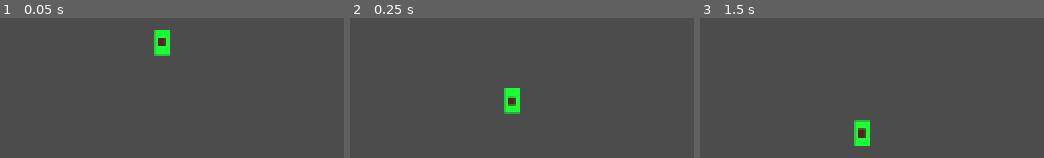
Above: before the commit, frames 1-3 (left to right).
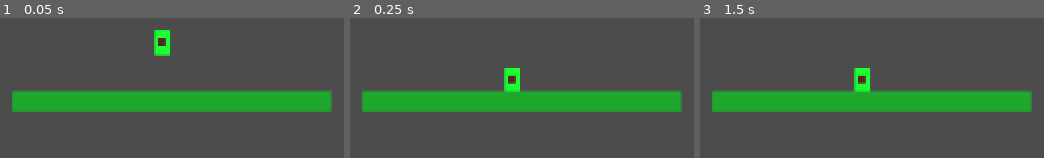
Above: after the commit, the same moments.

Repository: martintan/godot_games
Game: Godot game, scene res://Game.tscn
The game is run twice, just before and just after one commit, with the same random seed, the same clock (stepped at 60 frames per second) and the same inputs.
Inputs:
- Up to frame 1 (0.05 s): no input
- Up to frame 2 (0.25 s): no input
- Up to frame 3 (1.5 s): tap Enter at 0.5 s; tap 1 (tool_1) at 0.6 s; tap Space at 1.25 s; tap 2 (tool_2) at 1.35 s

The runs differ from the first frame. In frame 1, 15% of the frame differs, in the area x 3-97%, y 51-68%; in frame 2, 15%; in frame 3, 16%, in the area x 3-97%, y 35-92%.
Error before the commit: Attempt to call function 'connect' in base 'null instance' on a null instance. (res://TileMap/TileManager.gd:44)
Error after the commit: Parse Error: The identifier "start_pos" isn't declared in the current scope. (res://TileMap/LevelTM.gd:11)

Commit message:
Add files via upload

Diff:
--- a/Procedural Miner/Blocks/BlockVein.tscn
+++ b/Procedural Miner/Blocks/BlockVein.tscn
@@ -7,7 +7,7 @@
 custom_solver_bias = 0.0
 radius = 100.0
 
-[node name="BlockVein" type="Area2D"]
+[node name="BlockVein" type="Area2D" index="0"]
 
 input_pickable = true
 gravity_vec = Vector2( 0, 1 )
--- a/Procedural Miner/Game.tscn
+++ b/Procedural Miner/Game.tscn
@@ -1,13 +1,16 @@
-[gd_scene load_steps=5 format=2]
+[gd_scene load_steps=6 format=2]
 
 [ext_resource path="res://TileMap/TileSet.tres" type="TileSet" id=1]
-[ext_resource path="res://TileMap/TileManager.gd" type="Script" id=2]
+[ext_resource path="res://TileMap/BackgroundTM.gd" type="Script" id=2]
 [ext_resource path="res://TileMap/TileSpawn.png" type="Texture" id=3]
-[ext_resource path="res://Player/Player.tscn" type="PackedScene" id=4]
+[ext_resource path="res://TileMap/LevelTM.gd" type="Script" id=4]
+[ext_resource path="res://Player/Player.tscn" type="PackedScene" id=5]
 
 [node name="Game" type="Node" index="0"]
 
-[node name="TileMap" type="TileMap" parent="." index="0"]
+[node name="TileMaps" type="Node" parent="." index="0"]
+
+[node name="BackgroundTM" type="TileMap" parent="TileMaps" index="0"]
 
 mode = 0
 tile_set = ExtResource( 1 )
@@ -25,23 +28,44 @@
 collision_mask = 1
 occluder_light_mask = 1
 format = 1
-tile_data = PoolIntArray(  )
+tile_data = PoolIntArray( 262144, 2, 0, 262145, 2, 0, 262146, 2, 0, 262147, 2, 0, 262148, 2, 0, 262149, 2, 0, 262150, 2, 0, 262151, 2, 0, 262152, 2, 0, 262153, 2, 0, 262154, 2, 0, 262155, 2, 0, 262156, 2, 0, 262157, 2, 0, 262158, 2, 0, 262159, 2, 0 )
 script = ExtResource( 2 )
 _sections_unfolded = [ "Collision" ]
 procedural_spawn_size = Vector2( 10, 8 )
 max_row_width = 10
 
-[node name="TileSpawn" type="Sprite" parent="TileMap" index="0"]
+[node name="TileSpawn" type="Sprite" parent="TileMaps/BackgroundTM" index="0"]
 
 visible = false
-position = Vector2( 485, 285 )
+position = Vector2( 480, 288 )
 scale = Vector2( 0.5, 0.5 )
 texture = ExtResource( 3 )
 _sections_unfolded = [ "Offset", "Transform" ]
 
+[node name="LevelTM" type="TileMap" parent="TileMaps" index="1"]
+
+mode = 0
+tile_set = null
+cell_size = Vector2( 64, 64 )
+cell_quadrant_size = 16
+cell_custom_transform = Transform2D( 1, 0, 0, 1, 0, 0 )
+cell_half_offset = 2
+cell_tile_origin = 0
+cell_y_sort = false
+cell_clip_uv = false
+collision_use_kinematic = false
+collision_friction = 1.0
+collision_bounce = 0.0
+collision_layer = 1
+collision_mask = 1
+occluder_light_mask = 1
+format = 1
+tile_data = PoolIntArray(  )
+script = ExtResource( 4 )
+
 [node name="Blocks" type="Node" parent="." index="1"]
 
-[node name="Player" parent="." index="2" instance=ExtResource( 4 )]
+[node name="Player" parent="." index="2" instance=ExtResource( 5 )]
 
 position = Vector2( 480, 90 )
 scale = Vector2( 0.8, 0.8 )
@@ -73,3 +97,7 @@
 editor_draw_screen = true
 editor_draw_limits = false
 editor_draw_drag_margin = false
+
+[node name="Levels" type="Node" parent="." index="3"]
+
+[node name="Dirt" type="Node" parent="Levels" index="0"]
--- /dev/null
+++ b/Procedural Miner/TileMap/BackgroundTM.gd
@@ -0,0 +1,105 @@
+extends TileMap
+
+"""
+todo:
+	setup level classes
+	block vein generate amount is provided by the level class size
+	don't generate new block every break (because the next level can have new block types)
+		instead generate new (generate_amount=15) blocks when next level is being populated
+"""
+
+export var procedural_spawn_size = Vector2(10, 10)
+# maximum width of tiles when generating a new row of tiles (whenever player breaks a block)
+export var max_row_width = 10
+
+onready var tile_spawn_pos = $TileSpawn.position
+onready var scn_block_vein = preload("res://Blocks/BlockVein.tscn")
+onready var node_blocks = get_node("../Blocks")
+onready var main_camera = $Player/MainCamera
+
+# Underground levels and amount of tiles before it moves to next level
+# todo: replace this with classes of Level (has info like height, name)
+var levels = [ "DIRT", "STONE" ]
+var level_heights = {
+	"DIRT": 15,
+	"STONE": 15,
+}
+
+var start_pos
+# reference to current block vein
+var current_vein
+
+# track player depth
+var first_grounded = false
+var player_prev_depth = 0
+var player_depth = 0
+# depth level tracking
+var level_index = 0
+var current_level = levels[0] setget , get_current_level
+
+enum Tiles { DIRT }
+
+func _ready():
+	GLOBAL.player.connect("on_ground", self, "on_player_grounded")
+
+	start_pos = world_to_map(tile_spawn_pos)
+	populate_level_tiles(start_pos, Tiles.DIRT)
+#		generate_block(block_factory.get_random_block(), map_to_world(Vector2(start_pos.x, i)) )
+
+	var block_vein = scn_block_vein.instance()
+	block_vein.position = map_to_world(start_pos)
+	block_vein.cell_size = cell_size
+	block_vein.connect("block_destroyed", self, "on_vein_block_destroyed")
+	node_blocks.add_child(block_vein)
+
+	current_vein = block_vein
+
+func populate_level_tiles(start, TILE):
+
+	# populate first level with appropriate tiles
+	for y in range(start.y, start.y + level_heights[current_level]):
+		# populate (row_width=10) left and (row_width=10) right + (1) middle
+		for x in range(start.x - max_row_width, start.x + max_row_width):
+			# todo: replace cell index with index provided by current level class
+			set_cell(x, y, TILE)
+
+	# clear cells from (start_pos) down to (spawn size)
+	for y in range(start.y, start.y + level_heights[current_level]):
+		set_cell(start.x, y, -1)
+
+# signal is called after a new block is instanced (new empty row)
+func on_vein_block_destroyed():
+	return
+	# generate new row of tiles on row of last block position
+	var cell = Vector2(cell_size.x, 0)
+	var pos_left = current_vein.last_block.position - cell
+	var pos_right = current_vein.last_block.position + cell
+	for i in max_row_width:
+		if get_cellv(world_to_map(Vector2(pos_left.x, pos_left.y - cell_size.y))) != -1:
+			set_cellv(world_to_map(pos_left), Tiles.DIRT)
+			pos_left -= cell
+		if get_cellv(world_to_map(Vector2(pos_right.x, pos_right.y - cell_size.y))) != -1:
+			set_cellv(world_to_map(pos_right), Tiles.DIRT)
+			pos_right += cell
+#	player_prev_depth = world_to_map(GLOBAL.player.position).y
+
+# update depth tracker when player falls to the ground
+func on_player_grounded():
+	player_depth += world_to_map(GLOBAL.player.depth).y - player_prev_depth
+	player_prev_depth = world_to_map(GLOBAL.player.depth).y
+
+	if not first_grounded:
+		first_grounded = true
+		player_depth = 0
+
+	if level_index+1 < levels.size() and player_depth >= level_heights[current_level]:
+		print("idx: ", level_index, "levels array: ", levels.size())
+		level_index += 1
+		populate_level_tiles(start_pos + Vector2(0, player_depth), level_index)
+#	print(player_depth)
+
+func _process(delta):
+	pass
+
+func get_current_level():
+	return levels[level_index]
--- /dev/null
+++ b/Procedural Miner/TileMap/LevelTM.gd
@@ -0,0 +1,27 @@
+extends Node
+
+# child index of current_level
+var level_index
+# child reference to current_level
+var current_level setget set_current_level, get_current_level
+
+func _ready():
+	GLOBAL.player.connect("on_ground", self, "on_player_grounded")
+
+	start_pos = world_to_map(tile_spawn_pos)
+	populate_level_tiles(start_pos, Tiles.DIRT)
+#		generate_block(block_factory.get_random_block(), map_to_world(Vector2(start_pos.x, i)) )
+
+	var block_vein = scn_block_vein.instance()
+	block_vein.position = map_to_world(start_pos)
+	block_vein.cell_size = cell_size
+	block_vein.connect("block_destroyed", self, "on_vein_block_destroyed")
+	node_blocks.add_child(block_vein)
+
+	current_vein = block_vein
+
+func set_current_level(value):
+	level_index = value if value < get_child_count() else null
+
+func get_current_level():
+	return get_child(level_index)
--- a/Procedural Miner/TileMap/TileSet.tres
+++ b/Procedural Miner/TileMap/TileSet.tres
@@ -1,7 +1,8 @@
-[gd_resource type="TileSet" load_steps=5 format=2]
+[gd_resource type="TileSet" load_steps=7 format=2]
 
-[ext_resource path="res://TileMap/Dirt.png" type="Texture" id=1]
+[ext_resource path="res://TileMap/Tiles/Dirt.png" type="Texture" id=1]
 [ext_resource path="res://Blocks/Stone.png" type="Texture" id=2]
+[ext_resource path="res://TileMap/Tiles/Grass.png" type="Texture" id=3]
 
 [sub_resource type="RectangleShape2D" id=1]
 
@@ -9,6 +10,11 @@
 extents = Vector2( 32, 32 )
 
 [sub_resource type="RectangleShape2D" id=2]
+
+custom_solver_bias = 0.0
+extents = Vector2( 32, 32 )
+
+[sub_resource type="RectangleShape2D" id=3]
 
 custom_solver_bias = 0.0
 extents = Vector2( 32, 32 )
@@ -43,3 +49,17 @@
 "shape": SubResource( 2 ),
 "shape_transform": Transform2D( 1, 0, 0, 1, 32, 32 )
 } ]
+2/name = "Grass"
+2/texture = ExtResource( 3 )
+2/tex_offset = Vector2( 0, 0 )
+2/modulate = Color( 1, 1, 1, 1 )
+2/region = Rect2( 0, 0, 64, 64 )
+2/is_autotile = false
+2/occluder_offset = Vector2( 0, 0 )
+2/navigation_offset = Vector2( 0, 0 )
+2/shapes = [ {
+"autotile_coord": Vector2( 0, 0 ),
+"one_way": false,
+"shape": SubResource( 3 ),
+"shape_transform": Transform2D( 1, 0, 0, 1, 32, 32 )
+} ]
--- /dev/null
+++ b/Procedural Miner/TileMap/TileSet.tscn
@@ -0,0 +1,93 @@
+[gd_scene load_steps=7 format=2]
+
+[ext_resource path="res://TileMap/Tiles/Dirt.png" type="Texture" id=1]
+[ext_resource path="res://Blocks/Stone.png" type="Texture" id=2]
+[ext_resource path="res://TileMap/Tiles/Grass.png" type="Texture" id=3]
+
+[sub_resource type="RectangleShape2D" id=1]
+
+custom_solver_bias = 0.0
+extents = Vector2( 32, 32 )
+
+[sub_resource type="RectangleShape2D" id=2]
+
+custom_solver_bias = 0.0
+extents = Vector2( 32, 32 )
+
+[sub_resource type="RectangleShape2D" id=3]
+
+custom_solver_bias = 0.0
+extents = Vector2( 32, 32 )
+
+[node name="Node" type="Node" index="0"]
+
+[node name="Dirt" type="Sprite" parent="." index="0"]
+
+texture = ExtResource( 1 )
+
+[node name="StaticBody2D" type="StaticBody2D" parent="Dirt" index="0"]
+
+input_pickable = false
+collision_layer = 1025
+collision_mask = 1
+constant_linear_velocity = Vector2( 0, 0 )
+constant_angular_velocity = 0.0
+friction = 1.0
+bounce = 0.0
+_sections_unfolded = [ "Collision" ]
+
+[node name="CollisionShape2D" type="CollisionShape2D" parent="Dirt/StaticBody2D" index="0"]
+
+visible = false
+shape = SubResource( 1 )
+_sections_unfolded = [ "Visibility" ]
+
+[node name="Stone" type="Sprite" parent="." index="1"]
+
+position = Vector2( 32, -32 )
+texture = ExtResource( 2 )
+centered = false
+_sections_unfolded = [ "Offset", "Transform" ]
+
+[node name="StaticBody2D" type="StaticBody2D" parent="Stone" index="0"]
+
+input_pickable = false
+collision_layer = 1
+collision_mask = 1
+constant_linear_velocity = Vector2( 0, 0 )
+constant_angular_velocity = 0.0
+friction = 1.0
+bounce = 0.0
+_sections_unfolded = [ "Transform" ]
+
+[node name="CollisionShape2D" type="CollisionShape2D" parent="Stone/StaticBody2D" index="0"]
+
+visible = false
+position = Vector2( 32, 32 )
+shape = SubResource( 2 )
+_sections_unfolded = [ "Transform" ]
+
+[node name="Grass" type="Sprite" parent="." index="2"]
+
+position = Vector2( 96, -32 )
+texture = ExtResource( 3 )
+centered = false
+_sections_unfolded = [ "Offset", "Transform" ]
+
+[node name="StaticBody2D" type="StaticBody2D" parent="Grass" index="0"]
+
+input_pickable = false
+collision_layer = 1
+collision_mask = 1
+constant_linear_velocity = Vector2( 0, 0 )
+constant_angular_velocity = 0.0
+friction = 1.0
+bounce = 0.0
+_sections_unfolded = [ "Transform" ]
+
+[node name="CollisionShape2D" type="CollisionShape2D" parent="Grass/StaticBody2D" index="0"]
+
+visible = false
+position = Vector2( 32, 32 )
+shape = SubResource( 3 )
+_sections_unfolded = [ "Transform" ]
--- a/Procedural Miner/global.gd
+++ b/Procedural Miner/global.gd
@@ -2,5 +2,7 @@
 
 onready var player setget , get_player
 
+enum Tiles { DIRT, STONE, GRASS }
+
 func get_player():
 	return get_tree().get_root().get_child(1).get_node("Player")
Binary file added: Procedural Miner/TileMap/Tiles/Dirt.png
Not shown, added: Procedural Miner/TileMap/Tiles/Dirt.png.import
Binary file added: Procedural Miner/TileMap/Tiles/Grass.png
Not shown, added: Procedural Miner/TileMap/Tiles/Grass.png.import
